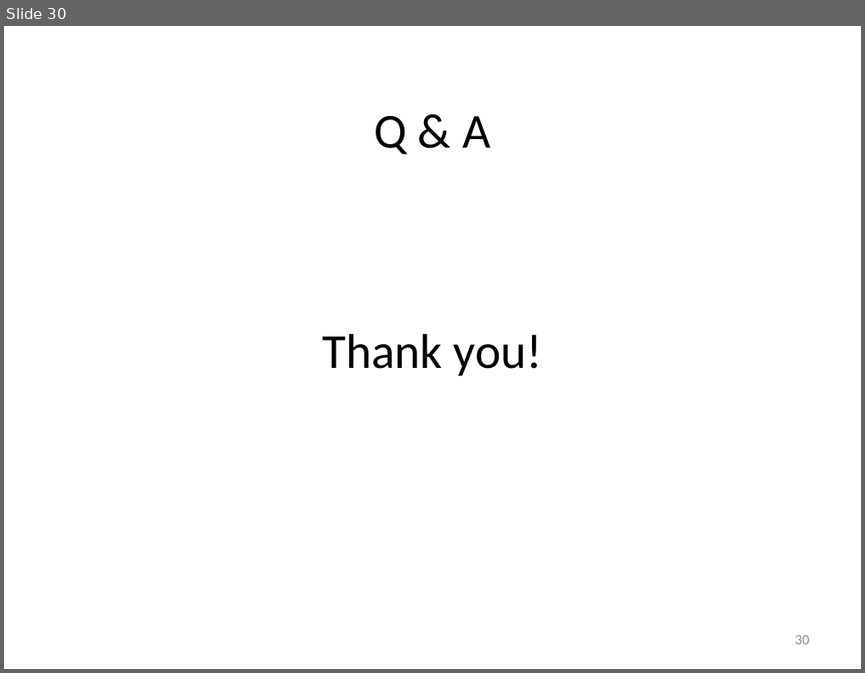
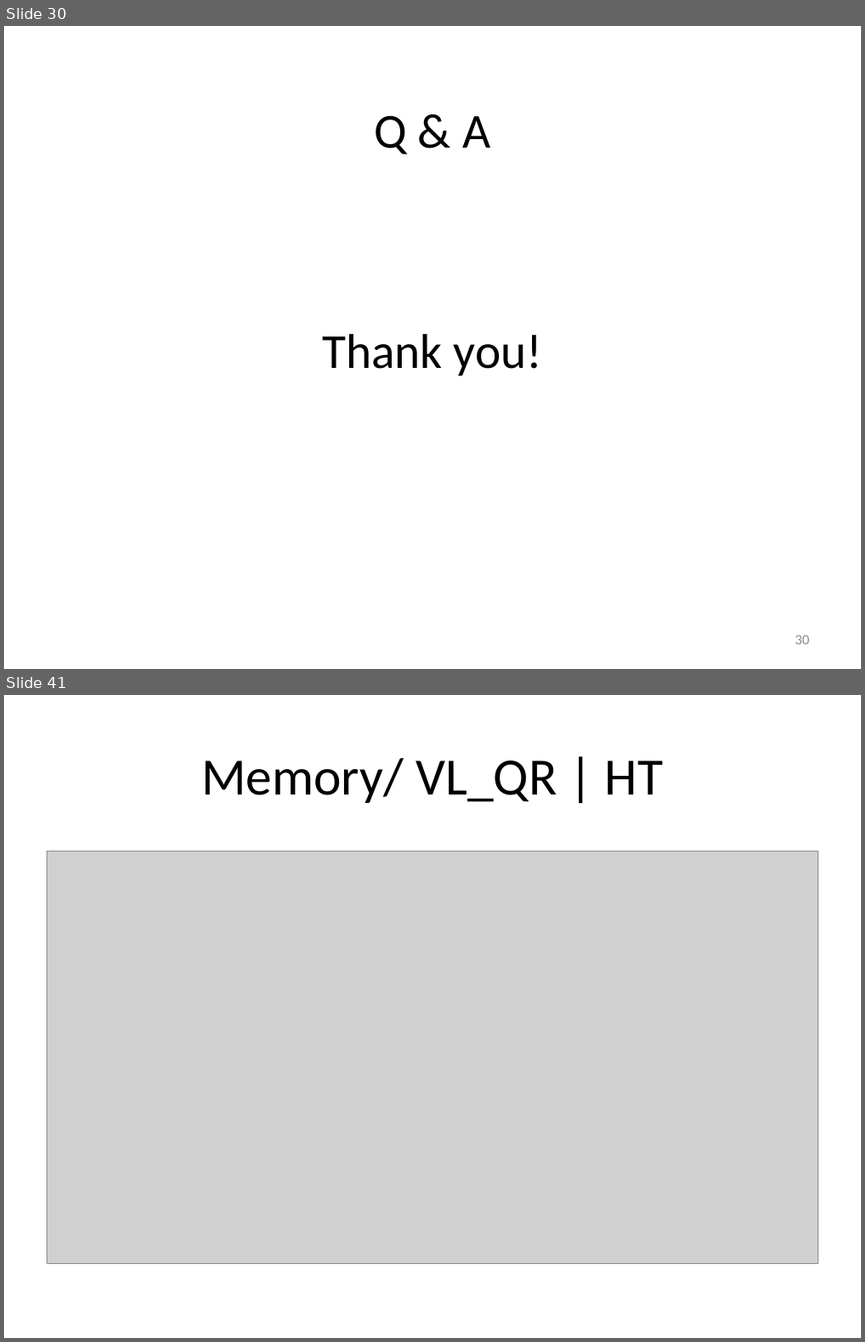
Before and after one commit to vyngo/caohoc-project-name, a slide deck: Report/pre.pptx. Shown one above the other, each under a label of ours: slide 30 before the commit, slides 30 and 41 after it; the slides between them are not shown. The pictures are 865x673 and 865x1342 pixels, drawn with LibreOffice and Linux fonts; fonts in the diff are those of the drawing; grey boxes stand for pictures. Boxes give left, top, right and bottom in pixels: in the first picture for what was removed or moved away, otherwise in the second. Text is boxed around its words. In the diff, an @@ line names an element or a change of style, - is before the commit and + after.

```diff
--- a/Report/pre.pptx
+++ b/Report/pre.pptx
@@ slide 41 added at [4,695,861,1338], background #FFFFFF @@
@@ title added at [201,758,663,803], 44 pt, text #000000 @@
+Memory/ VL_QR | HT
@@ picture added at [46,851,818,1263] @@
```
Also in this commit, not shown: 1 slide changed, 27 other slides added.
